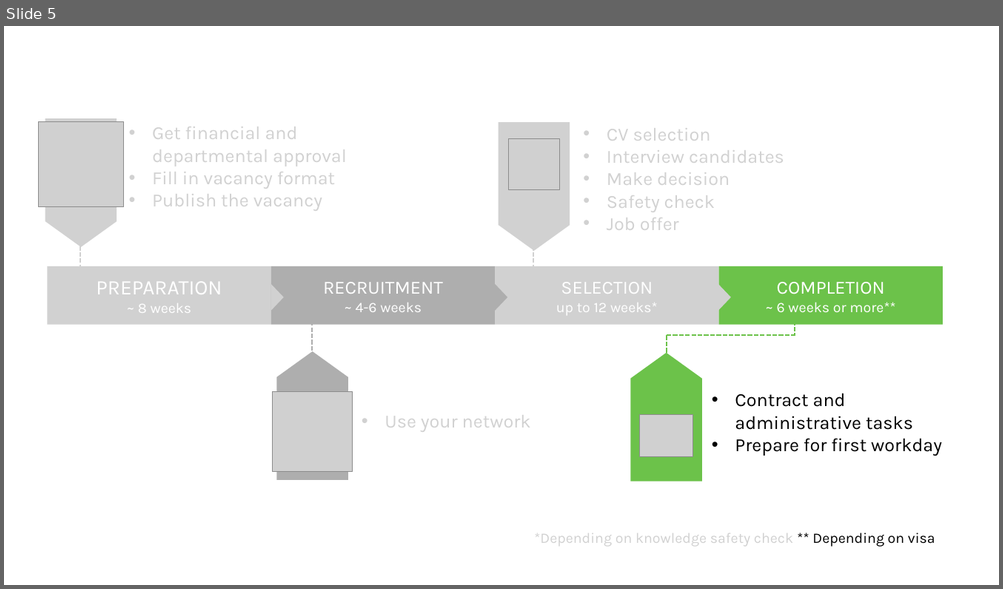
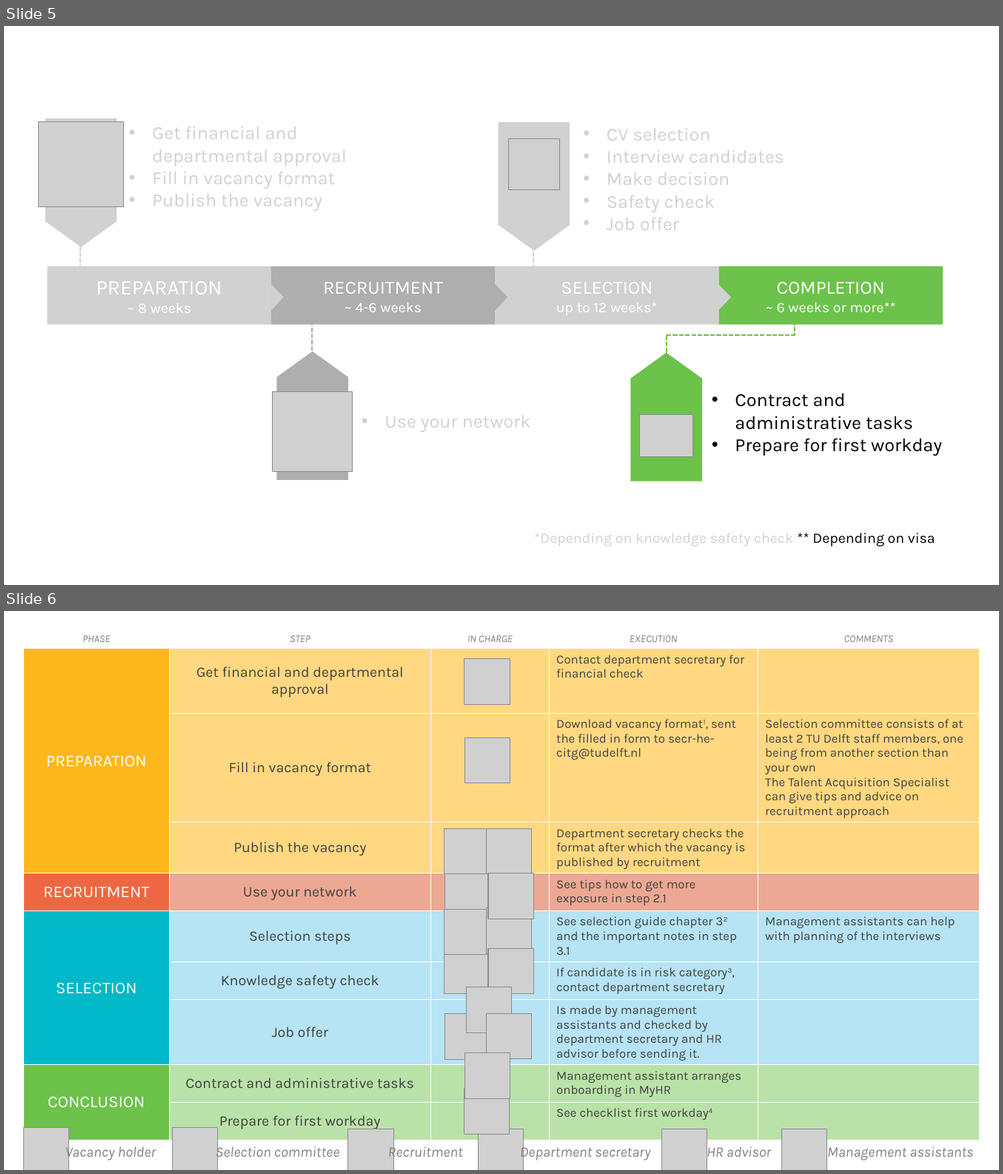
Before and after one commit to TeachBooks/he-staff, a slide deck: book/some_content/HR/Hiring/PhDPostDocs/Appendices/OverviewImage.pptx. Shown one above the other, each under a label of ours: slide 5 before the commit, slides 5 and 6 after it. The pictures are 1003x589 and 1003x1174 pixels, drawn with LibreOffice and Linux fonts; fonts in the diff are those of the drawing; grey boxes stand for pictures; background and template pictures are left out. Boxes give left, top, right and bottom in pixels: in the first picture for what was removed or moved away, otherwise in the second. Text is boxed around its words. In the diff, an @@ line names an element or a change of style, - is before the commit and + after.

```diff
--- a/book/some_content/HR/Hiring/PhDPostDocs/Appendices/OverviewImage.pptx
+++ b/book/some_content/HR/Hiring/PhDPostDocs/Appendices/OverviewImage.pptx
@@ slide 6 added at [4, 611, 999, 1170], background #FFFFFF @@
@@ table added at [23, 611, 979, 1133], 10 rows, 5 columns @@
+PHASE | STEP | IN CHARGE | EXECUTION | COMMENTS
+PREPARATION | Get financial and departmental approval |  | Contact department secretary for financial check | 
+ | Fill in vacancy format |  | Download vacancy format1, sent the filled in form to secr-he-citg@tudelft.nl | Selection committee consists of at least 2 TU Delft staff members, one being from another section than your own / The Talent Acquisition Specialist can give tips and advice on recruitment approach
+ | Publish the vacancy |  | Department secretary checks the format after which the vacancy is published by recruitment | 
+RECRUITMENT | Use your network |  | See tips how to get more exposure in step 2.1 | 
+SELECTION | Selection steps |  | See selection guide chapter 32 and the important notes in step 3.1 | Management assistants can help with planning of the interviews
+ | Knowledge safety check |  | If candidate is in risk category3, contact department secretary | 
+ | Job offer |  | Is made by management assistants and checked by department secretary and HR advisor before sending it. | 
+CONCLUSION | Contract and administrative tasks |  | Management assistant arranges onboarding in MyHR | 
+ | Prepare for first workday |  | See checklist first workday4 | 
@@ picture added at [464, 659, 510, 704] @@
@@ picture added at [465, 738, 511, 783] @@
@@ picture added at [444, 829, 489, 874] @@
@@ picture added at [486, 829, 532, 874] @@
@@ picture added at [444, 874, 489, 919] @@
@@ picture added at [488, 874, 534, 919] @@
@@ picture added at [444, 909, 489, 955] @@
@@ picture added at [486, 908, 532, 954] @@
@@ picture added at [444, 949, 489, 994] @@
@@ picture added at [488, 949, 534, 994] @@
@@ picture added at [466, 988, 512, 1034] @@
@@ picture added at [445, 1014, 490, 1059] @@
@@ picture added at [486, 1014, 532, 1059] @@
@@ picture added at [465, 1054, 511, 1099] @@
@@ picture added at [464, 1089, 510, 1135] @@
@@ picture added at [23, 1128, 69, 1170] @@
@@ picture added at [173, 1128, 218, 1170] @@
@@ picture added at [348, 1130, 393, 1170] @@
@@ picture added at [478, 1130, 523, 1170] @@
@@ picture added at [661, 1130, 707, 1170] @@
@@ picture added at [782, 1130, 827, 1170] @@
@@ text added at [65, 1144, 156, 1162], 14 pt, text #808080, italic @@
+Vacancy holder
@@ text added at [216, 1144, 339, 1162], 14 pt, text #808080, italic @@
+Selection committee
@@ text added at [388, 1145, 463, 1162], 14 pt, text #808080, italic @@
+Recruitment
@@ text added at [520, 1145, 650, 1162], 14 pt, text #808080, italic @@
+Department secretary
@@ text added at [706, 1145, 771, 1162], 14 pt, text #808080, italic @@
+HR advisor
@@ text added at [827, 1147, 973, 1161], 14 pt, text #808080, italic @@
+Management assistants
```
Also in this commit, not shown: 3 other files.
